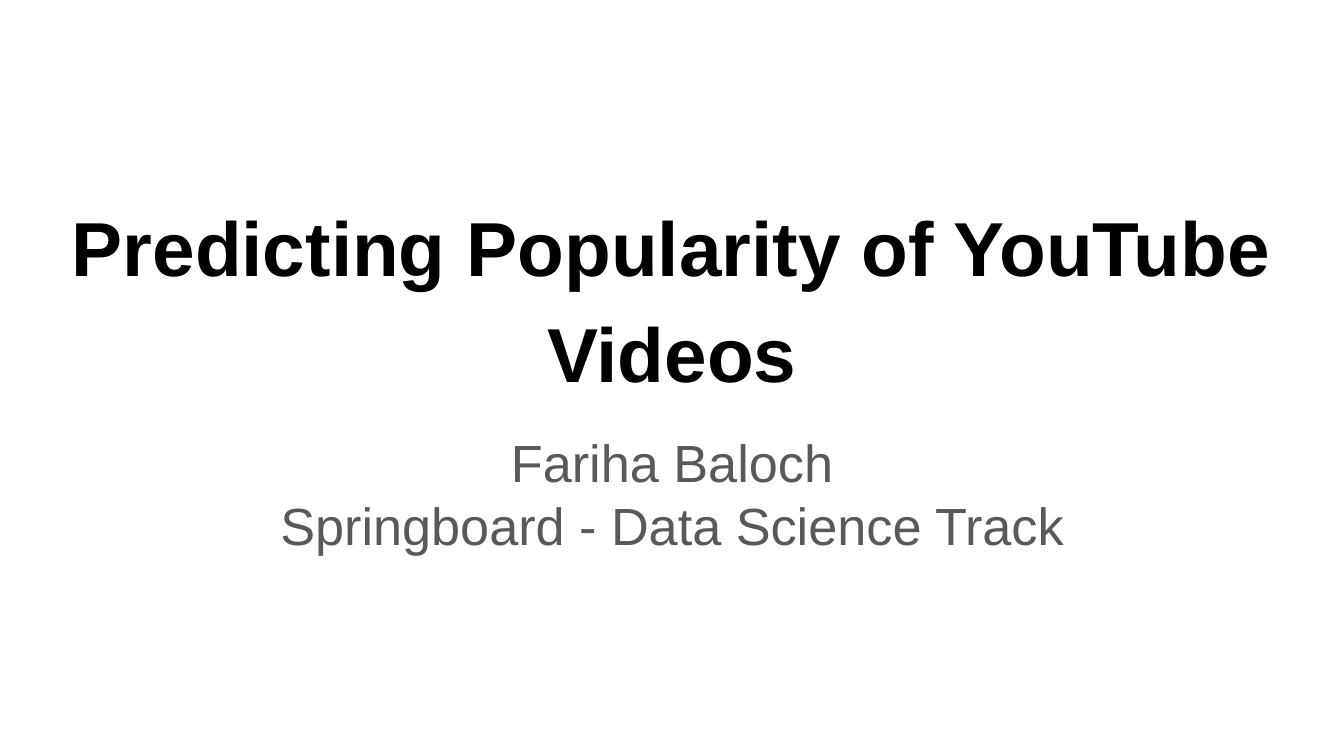
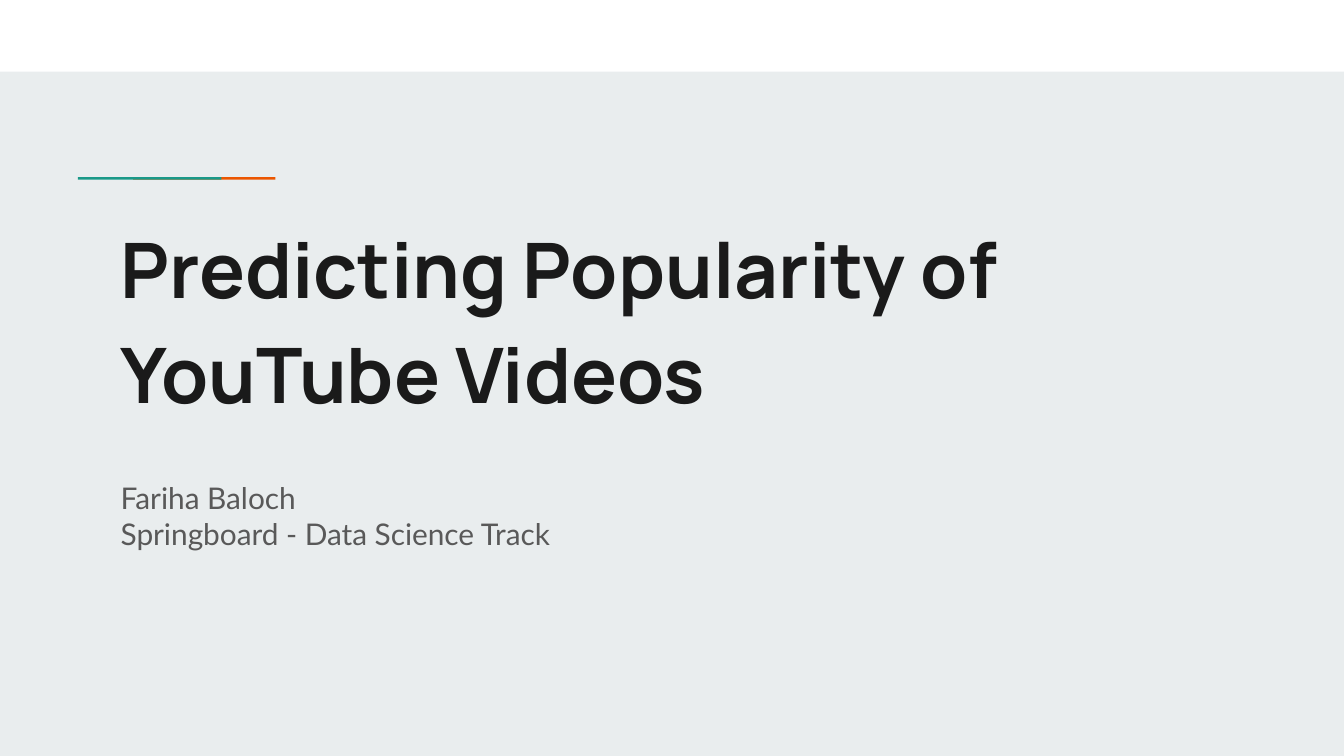
Before and after one commit to fariha23/YouTube_Data_Analysis_Video_Categories, a slide deck: slide 1 of Capstone1_Final_Report_Pres/Predicting Popularity of YouTube Videos - Presentation.pptx. Drawn at 1344x756 pixels with LibreOffice and Linux fonts; fonts in the diff are those of the drawing. Boxes give left, top, right and bottom in pixels: in the first picture for what was removed or moved away, otherwise in the second. Text is boxed around its words. In the diff, an @@ line names an element or a change of style, - is before the commit and + after.

Commit message:
Presentation theme changed

```diff
--- a/Capstone1_Final_Report_Pres/Predicting Popularity of YouTube Videos - Presentation.pptx
+++ b/Capstone1_Final_Report_Pres/Predicting Popularity of YouTube Videos - Presentation.pptx
@@ background #FFFFFF to #E9EDEE @@
@@ rectangle added at (0, 0, 1344, 71), fill #FFFFFF @@
@@ rectangle added at (122, 175, 177, 181), fill #1A9988 @@
@@ rectangle added at (176, 175, 231, 181), fill #EB5600 @@
@@ title "Predicting Popularity of YouTube Videos": place and size @@
-title "Predicting Popularity of YouTube Videos" at (72, 220, 1270, 383)
+title "Predicting Popularity of YouTube Videos" at (121, 241, 997, 404)
@@ title "Predicting Popularity of YouTube Videos" at (121, 241, 997, 404): font Arial to Manrope, text colour #000000 to #1A1A1A; alignment centre to left; vertical alignment bottom to top @@
@@ subtitle "Fariha Baloch": place and size @@
-subtitle "Fariha Baloch" at (280, 444, 1064, 555)
+subtitle "Fariha Baloch" at (121, 487, 550, 551)
@@ subtitle "Fariha Baloch" at (121, 487, 550, 551): size 28 to 16 pt, font Arial to Lato; alignment centre to left @@
```
Also in this commit, not shown: 23 other slides changed, 1 other file.
